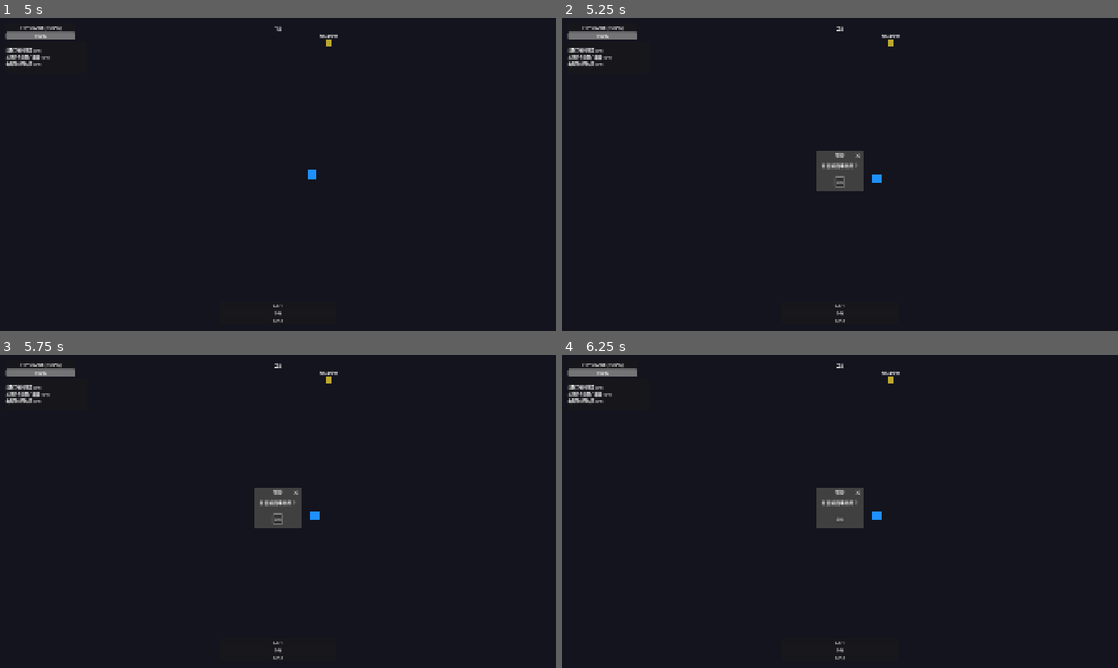
Above: before the commit, frames 1-4 (two rows, left to right).
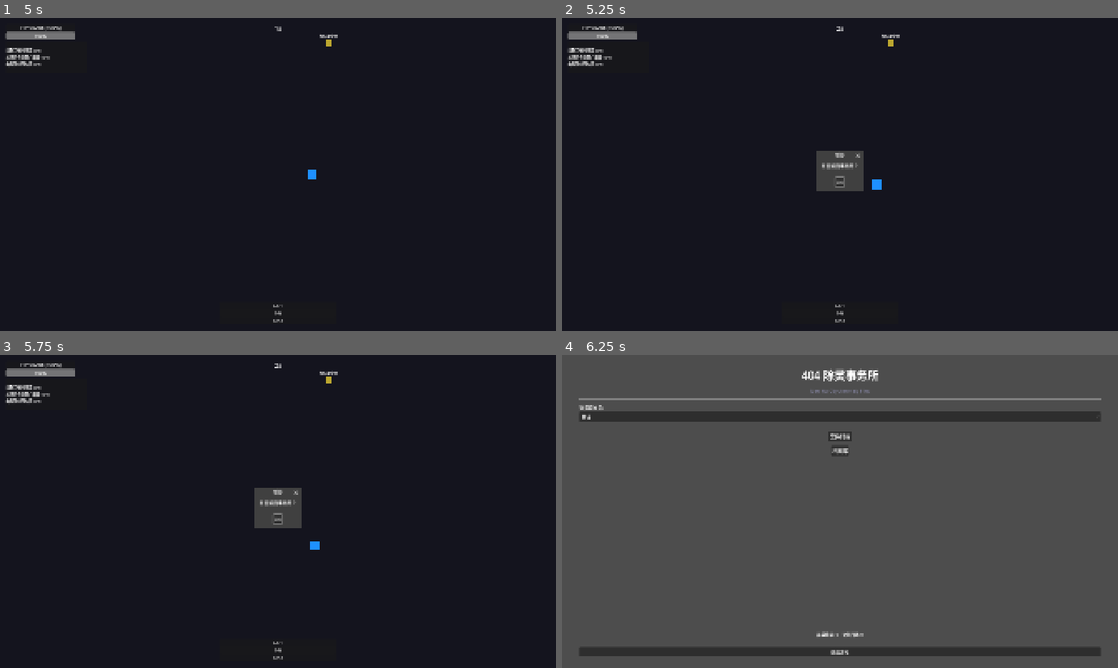
Above: after the commit, the same moments.

Repository: thefoolsparkle-oss/404_exorcism_agency
Game: Godot game, scene res://scenes/office/office_main.tscn
The game is run twice, just before and just after one commit, with the same random seed, the same clock (stepped at 60 frames per second) and the same inputs.
Inputs (mouse positions are in pixels of both pictures, inside the frame that each line leads up to):
- Up to frame 1 (5 s): click "林锦" at 0.5 s; click "案件终端" at 1.25 s; click "档案库" at 2 s; click "返回" at 2.75 s; click "接受任务" at 3.5 s; tap Enter at 4.25 s; move the mouse to (400, 158) at 4.27 s; hold D (move_right) from 4.28 s (still down); hold E (interact) from 4.28 s (still down); click (400, 158) at 4.42 s
- Up to frame 2 (5.25 s): tap Space at 5 s; move the mouse to (728, 190) at 5.02 s; release D (move_right) at 5.03 s; release E (interact) at 5.03 s; hold S (move_down) from 5.03 s (still down); tap P at 5.1 s
- Up to frame 3 (5.75 s): keep holding S (move_down)
- Up to frame 4 (6.25 s): release S (move_down) at 5.75 s; click (840, 517) at 5.75 s, where only the run after the commit has a clickable "OK"

Frame 1 is identical in both runs. In frame 2, less than 0.1% of the frame differs, in the area x 55-58%, y 50-55%; in frame 3, less than 0.1%; in frame 4, 98%, in the area x 0-100%, y 0-100%.

Commit message:
Fix: pause menu unpause first, LevelUpPanel PROCESS_MODE_ALWAYS for input during pause

Diff:
--- a/game/scripts/combat/combat.gd
+++ b/game/scripts/combat/combat.gd
@@ -27,23 +27,19 @@
 func _show_pause_menu() -> void:
 	if GameManager.current_state != GameManager.GameState.COMBAT_ACTIVE:
 		return
+	get_tree().paused = false
 	var popup: AcceptDialog = AcceptDialog.new()
 	popup.title = "暂停"
 	popup.dialog_text = "是否返回事务所？"
 	popup.confirmed.connect(func():
-		get_tree().paused = false
 		SaveManager.save()
 		get_tree().change_scene_to_file("res://scenes/office/office_main.tscn")
 	)
 	popup.canceled.connect(func():
-		get_tree().paused = false
-	)
-	popup.close_requested.connect(func():
-		get_tree().paused = false
+		pass
 	)
 	get_tree().current_scene.add_child(popup)
 	popup.popup_centered()
-	get_tree().paused = true
 
 func _on_experience_dropped(position: Vector2, amount: int) -> void:
 	var orb: Area2D = xp_orb_scene.instantiate()
--- a/game/scripts/ui/level_up_panel.gd
+++ b/game/scripts/ui/level_up_panel.gd
@@ -1,7 +1,6 @@
 extends CanvasLayer
 
 @onready var card_container: HBoxContainer = $panel/vbox/cards
-@onready var panel: Panel = $panel
 
 var skill_card_scene: PackedScene = preload("res://scenes/ui/skill_card.tscn")
 var available_choices: Array[String] = []
@@ -9,6 +8,7 @@
 var acquired_skills: Dictionary = {}
 
 func _ready() -> void:
+	process_mode = Node.PROCESS_MODE_ALWAYS
 	visible = false
 	skill_data = DataLoader.load_json("res://data/skills/skills.json")
 	EventBus.combat_paused.connect(_on_combat_paused)
